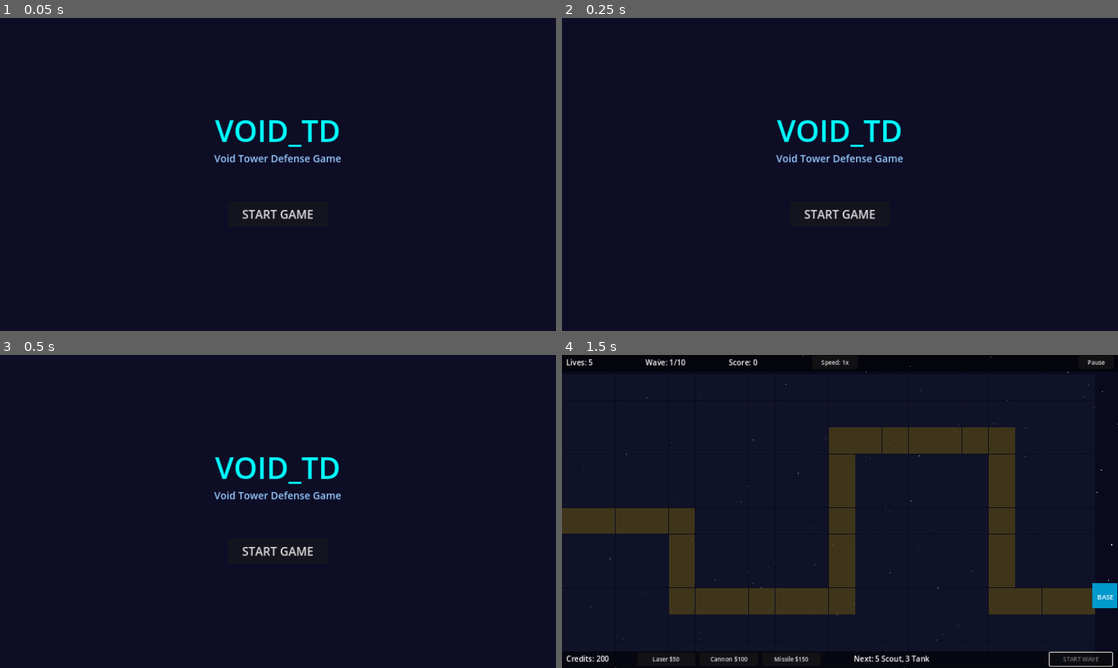
Above: before the commit, frames 1-4 (two rows, left to right).
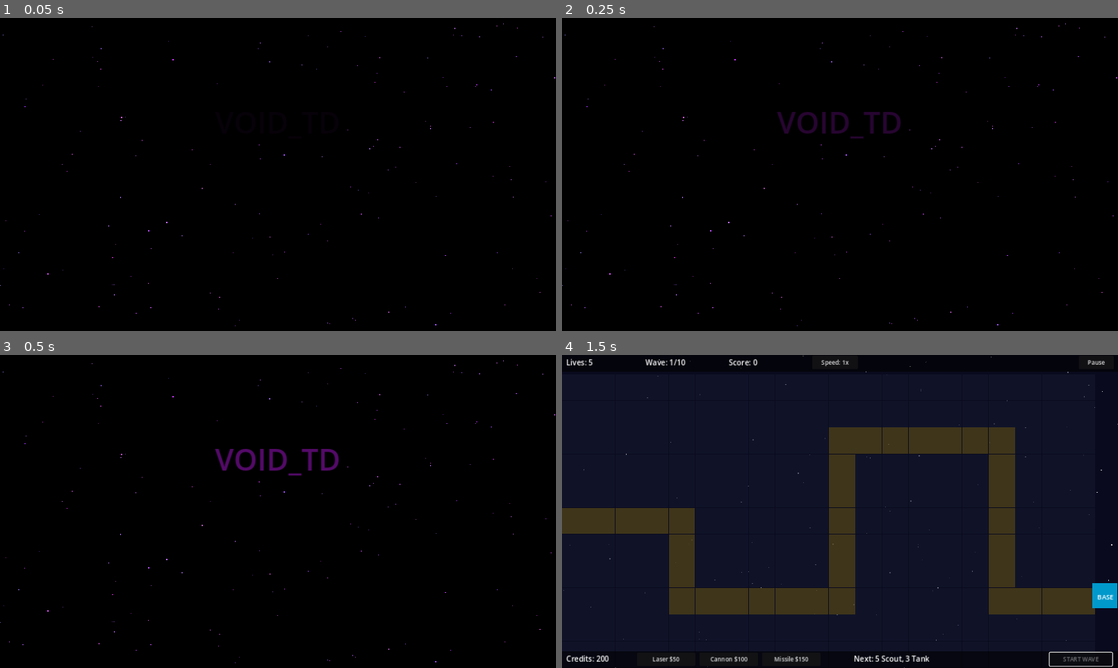
Above: after the commit, the same moments.

Repository: brew354/void_TD
Game: Godot game, scene res://Scenes/MenuScene.tscn
The game is run twice, just before and just after one commit, with the same random seed, the same clock (stepped at 60 frames per second) and the same inputs.
Inputs (mouse positions are in pixels of both pictures, inside the frame that each line leads up to):
- Up to frame 1 (0.05 s): no input
- Up to frame 2 (0.25 s): no input
- Up to frame 3 (0.5 s): no input
- Up to frame 4 (1.5 s): click (840, 552) at 0.5 s, where only the run before the commit has a clickable "START GAME"; click "START WAVE" at 1.25 s

The runs differ from the first frame. In frame 1, 100% of the frame differs, in the area x 0-100%, y 0-100%; in frame 2, 100%; in frame 3, 100%; in frame 4, nothing differs.

Commit message:
Polish menu screen with black/purple theme and animations
- Background changed to pure black
- Title and subtitle recolored to purple
- 160 purple-tinted twinkling stars in background
- Title, subtitle, and button stagger-fade in on load
- Title pulses with a breathing purple glow each frame

Co-Authored-By: Claude Sonnet 4.6 <noreply@anthropic.com>

Diff:
--- a/Void_TD/Scenes/MenuScene.gd
+++ b/Void_TD/Scenes/MenuScene.gd
@@ -2,41 +2,74 @@
 class_name MenuScene
 extends Node2D
 
+var _title: Label
+var _stars: Array = []
+var _time: float = 0.0
+
 func _ready() -> void:
 	# Background
 	var bg = ColorRect.new()
-	bg.color = Color(0.05, 0.05, 0.15)
+	bg.color = Color(0, 0, 0)
 	bg.size = Vector2(1334, 750)
 	bg.position = Vector2.ZERO
 	add_child(bg)
 
+	# Twinkling star field
+	for i in range(160):
+		var star = ColorRect.new()
+		var sz = randf_range(1.0, 3.0)
+		star.size = Vector2(sz, sz)
+		star.position = Vector2(randf_range(0, 1334), randf_range(0, 750))
+		star.color = Color(randf_range(0.6, 1.0), randf_range(0.2, 0.5), 1.0)
+		add_child(star)
+		_stars.append(star)
+
 	# Title
-	var title = Label.new()
-	title.text = "VOID_TD"
-	title.position = Vector2(0, 220)
-	title.size = Vector2(1334, 100)
-	title.horizontal_alignment = HORIZONTAL_ALIGNMENT_CENTER
-	title.add_theme_font_size_override("font_size", 72)
-	title.add_theme_color_override("font_color", Color(0.0, 1.0, 1.0))
-	add_child(title)
+	_title = Label.new()
+	_title.text = "VOID_TD"
+	_title.position = Vector2(0, 200)
+	_title.size = Vector2(1334, 100)
+	_title.horizontal_alignment = HORIZONTAL_ALIGNMENT_CENTER
+	_title.add_theme_font_size_override("font_size", 72)
+	_title.add_theme_color_override("font_color", Color(0.8, 0.1, 1.0))
+	_title.modulate.a = 0.0
+	add_child(_title)
 
 	var sub = Label.new()
 	sub.text = "Void Tower Defense Game"
-	sub.position = Vector2(0, 320)
+	sub.position = Vector2(0, 310)
 	sub.size = Vector2(1334, 40)
 	sub.horizontal_alignment = HORIZONTAL_ALIGNMENT_CENTER
 	sub.add_theme_font_size_override("font_size", 24)
-	sub.add_theme_color_override("font_color", Color(0.6, 0.8, 1.0))
+	sub.add_theme_color_override("font_color", Color(0.75, 0.4, 1.0))
+	sub.modulate.a = 0.0
 	add_child(sub)
 
-	# Start button
 	var btn = Button.new()
 	btn.text = "START GAME"
 	btn.size = Vector2(240, 60)
-	btn.position = Vector2((1334 - 240) / 2.0, 440)
+	btn.position = Vector2((1334 - 240) / 2.0, 430)
 	btn.add_theme_font_size_override("font_size", 28)
+	btn.modulate.a = 0.0
 	btn.pressed.connect(_on_start)
 	add_child(btn)
 
+	# Staggered fade-in
+	var tween = create_tween().set_parallel(true)
+	tween.tween_property(_title, "modulate:a", 1.0, 1.2)
+	tween.tween_property(sub,    "modulate:a", 1.0, 0.8).set_delay(0.9)
+	tween.tween_property(btn,    "modulate:a", 1.0, 0.8).set_delay(1.5)
+
+func _process(delta: float) -> void:
+	_time += delta
+
+	# Pulse title between bright and vivid purple
+	var pulse = 0.85 + 0.15 * sin(_time * 2.0)
+	_title.add_theme_color_override("font_color", Color(0.8 * pulse, 0.1, 1.0 * pulse))
+
+	# Twinkle stars independently
+	for i in _stars.size():
+		_stars[i].modulate.a = 0.4 + 0.6 * (0.5 + 0.5 * sin(_time * (0.8 + (i % 7) * 0.25) + i))
+
 func _on_start() -> void:
 	get_tree().change_scene_to_file("res://Scenes/GameScene.tscn")
